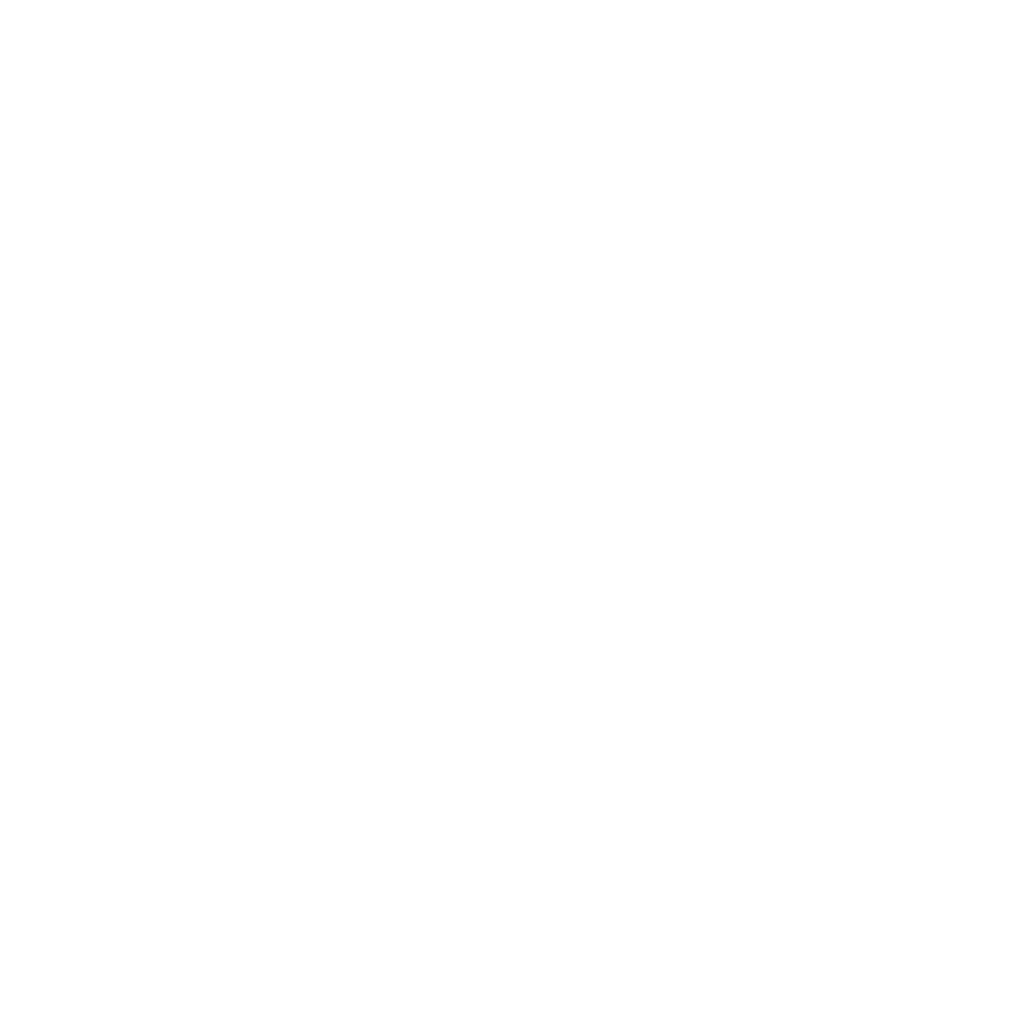
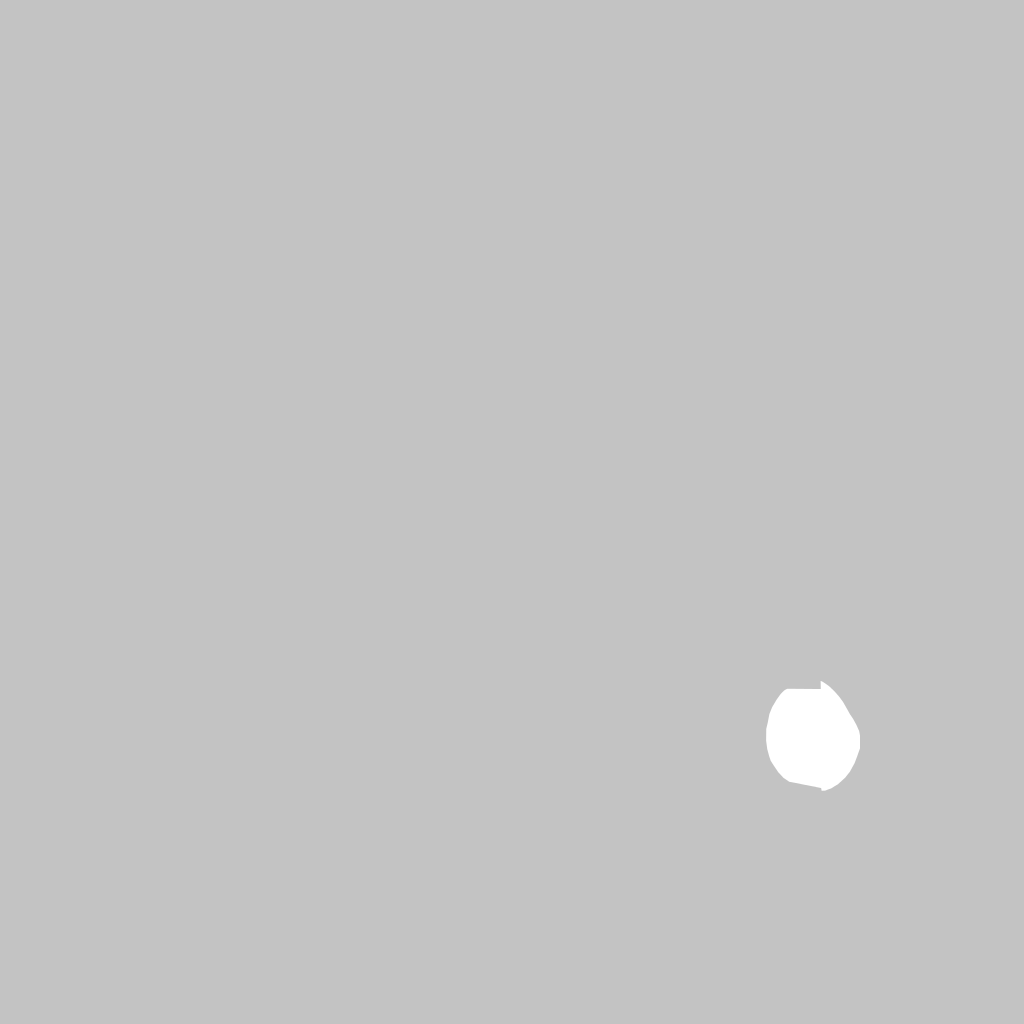
Comparing the layer stacks of the two (1024, 1024) images. Changes:
painted on "Background" over [left=0, top=0, right=1024, bottom=1024]
